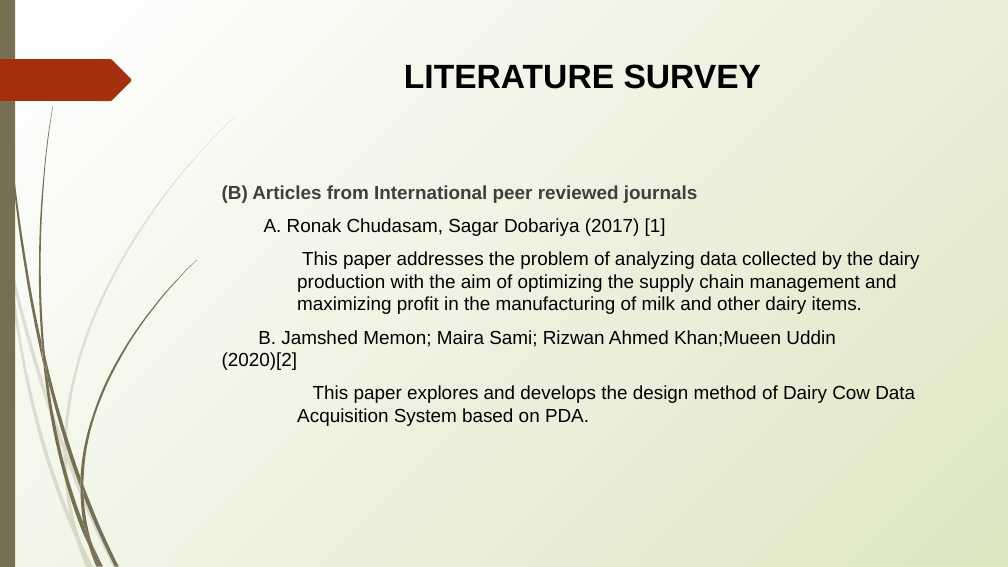
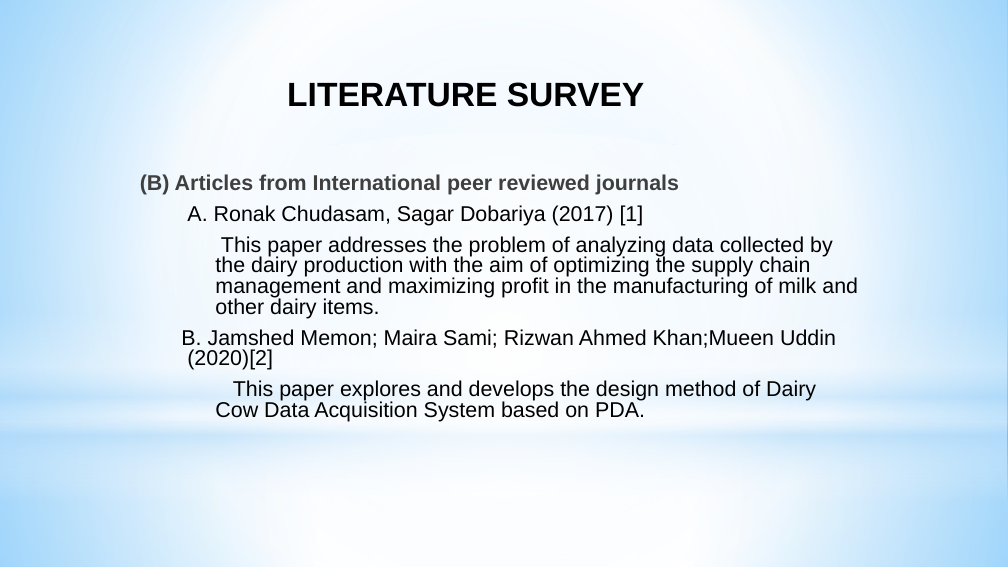
Before and after one commit to Nishant0073/Dudhaganga-Dairy-Application, a slide deck: slide 6 of Documents/G33PPT.pptx (slide 7 before the commit). Drawn at 1008x567 pixels with LibreOffice and Linux fonts; fonts in the diff are those of the drawing. Boxes give left, top, right and bottom in pixels: in the first picture for what was removed or moved away, otherwise in the second. Text is boxed around its words. In the diff, an @@ line names an element or a change of style, - is before the commit and + after.

```diff
--- a/Documents/G33PPT.pptx
+++ b/Documents/G33PPT.pptx
@@ background gradient #FFFFFF to #DDE6C3 to gradient #99D4FE to #FFFFFF to #54BDFF @@
@@ rectangle removed at (0,0,15,567) @@
@@ rectangle added at (0,0,1008,422), fill gradient #FFFFFF to #B4DCFA @@
@@ freeform shape removed at (0,59,132,101) @@
@@ title "LITERATURE SURVEY": place and size @@
-title "LITERATURE SURVEY" at (404,64,762,89)
+title "LITERATURE SURVEY" at (287,82,645,107)
@@ ellipse added at (0,132,1008,554), fill gradient #FFFFFF @@
@@ text "(B) Articles from International peer ...": place and size @@
-text "(B) Articles from International peer ..." at (222,185,920,426)
+text "(B) Articles from International peer ..." at (140,174,858,422)
@@ text "(B) Articles from International peer ..." at (140,174,858,422): size 18 to 20.4 pt; line spacing 1 to 0.8 @@
@@ rectangle added at (0,312,1008,501), fill gradient #FFFFFF to #B4DCFA @@
@@ rectangle added at (0,422,1008,567), fill gradient #FFFFFF to #B4DCFA @@
@@ group removed at (0,116,236,567): 10 freeform shapes @@
@@ group removed at (2,0,197,567): 12 freeform shapes @@
```
Also in this commit, not shown: 9 other slides changed, 5 slides added, 3 slides removed.
